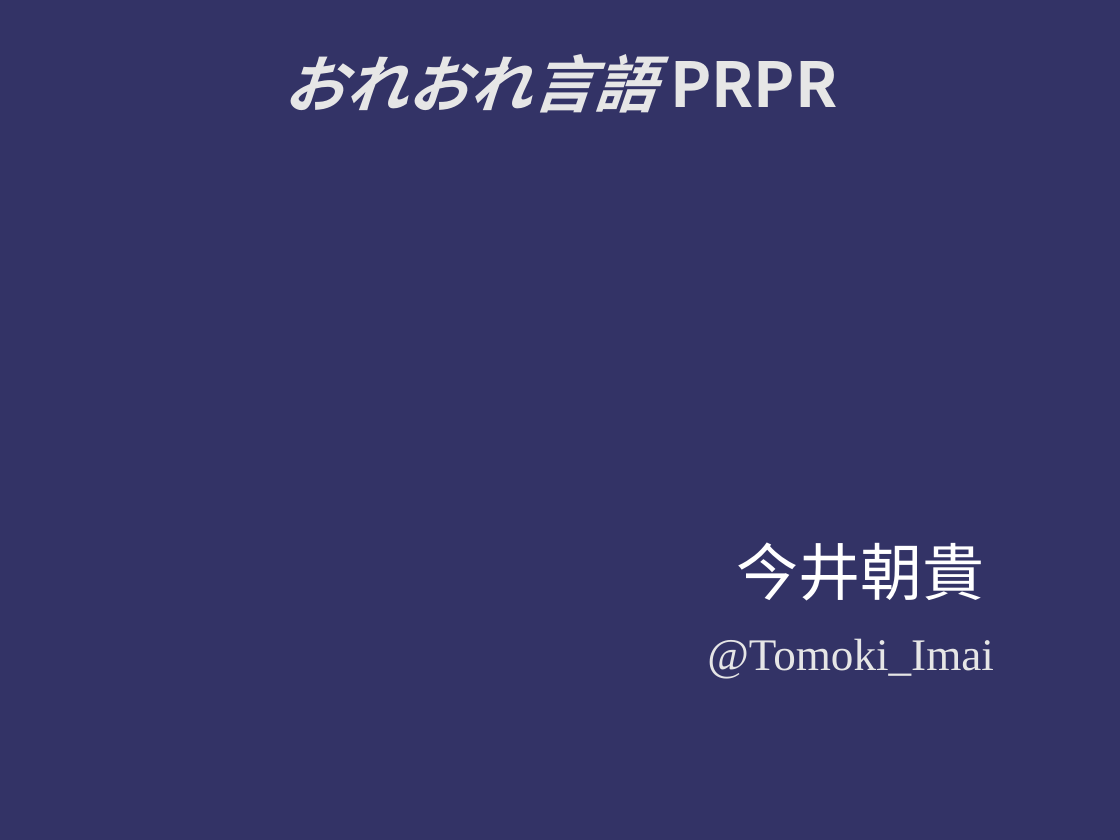
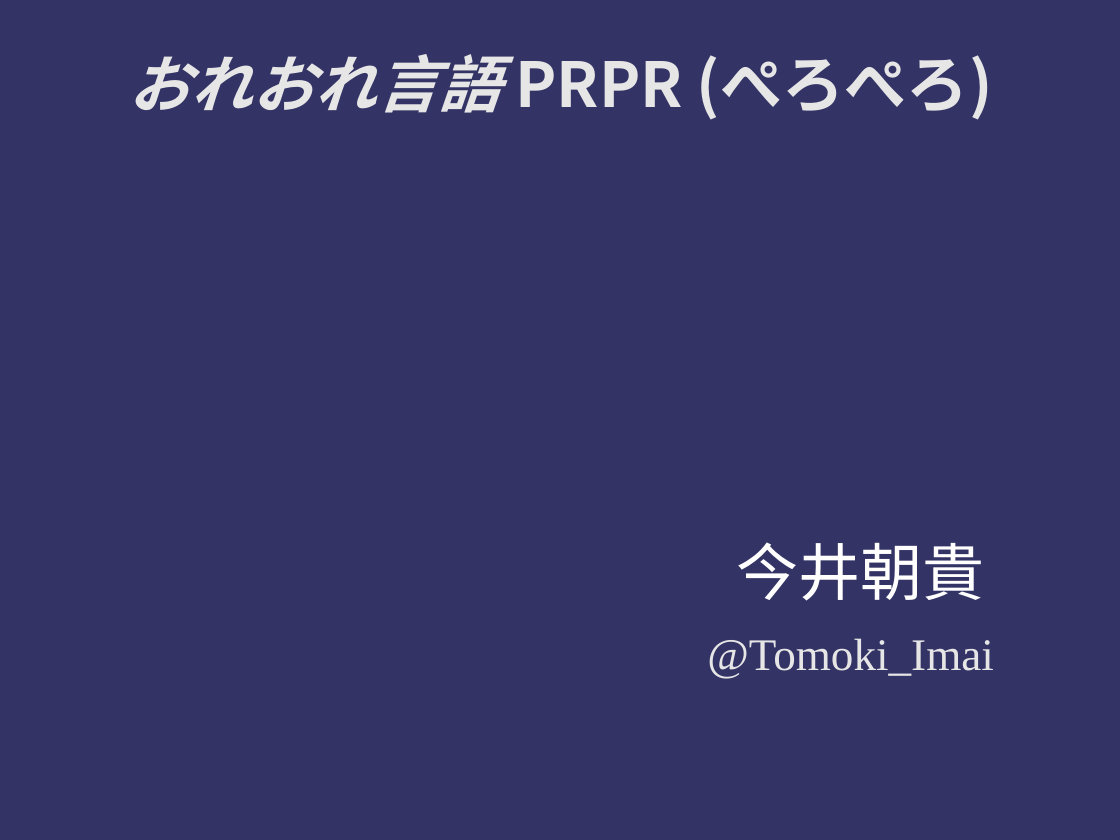
Before and after one commit to tomoki/Programming-Language-PRPR, a slide deck: slide 1 of prpr.odp. Drawn at 1120x840 pixels with LibreOffice and Linux fonts; fonts in the diff are those of the drawing; background and template pictures are left out. Boxes give left, top, right and bottom in pixels: in the first picture for what was removed or moved away, otherwise in the second. Text is boxed around its words. In the diff, an @@ line names an element or a change of style, - is before the commit and + after.

```diff
--- a/prpr.odp
+++ b/prpr.odp
@@ title at (x1=128, y1=54, x2=993, y2=120): text changed; italic off @@
-おれおれ言語 PRPR
+おれおれ言語 PRPR (ぺろぺろ)
```
Also in this commit, not shown: 1 other slide changed, 6 other files.
